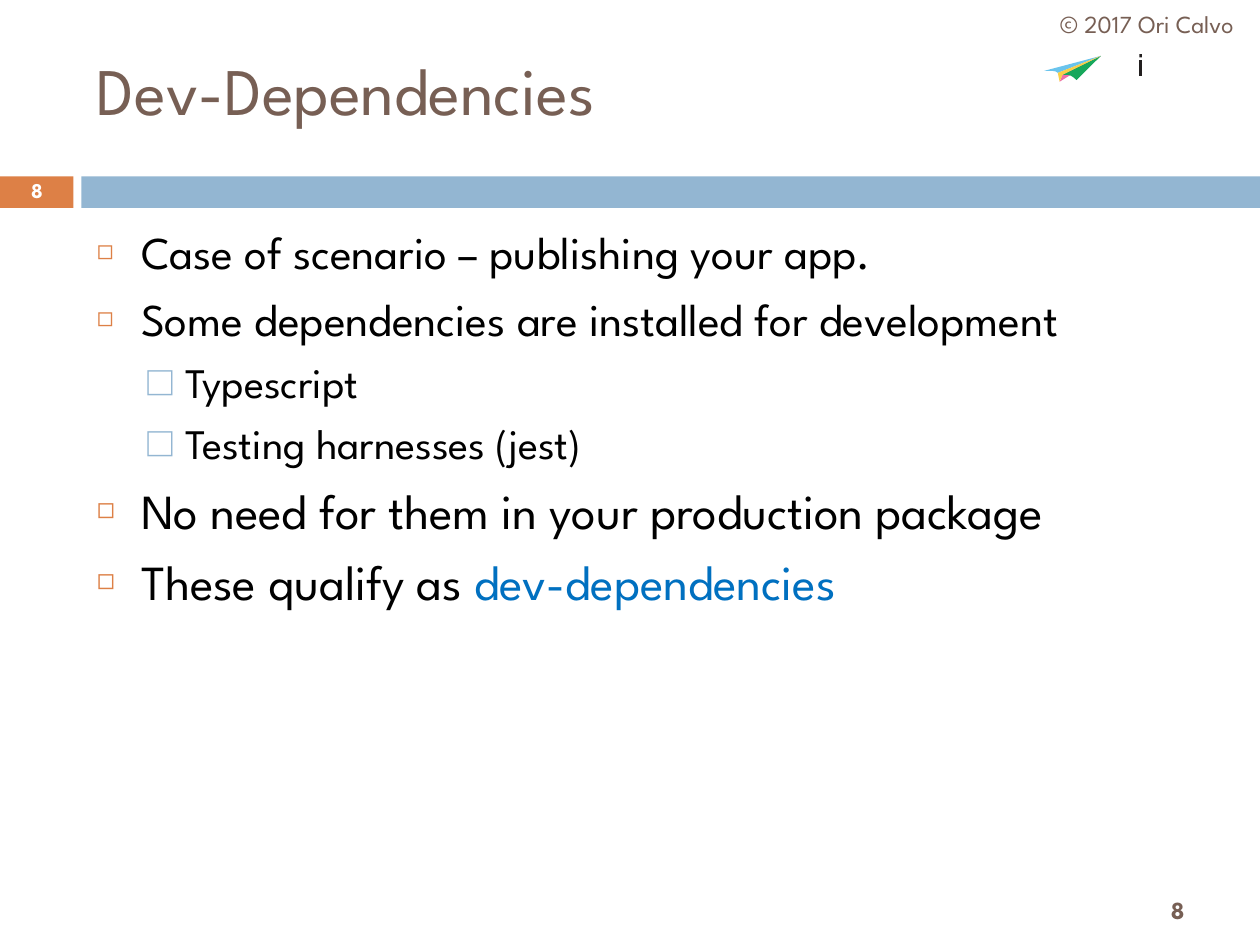
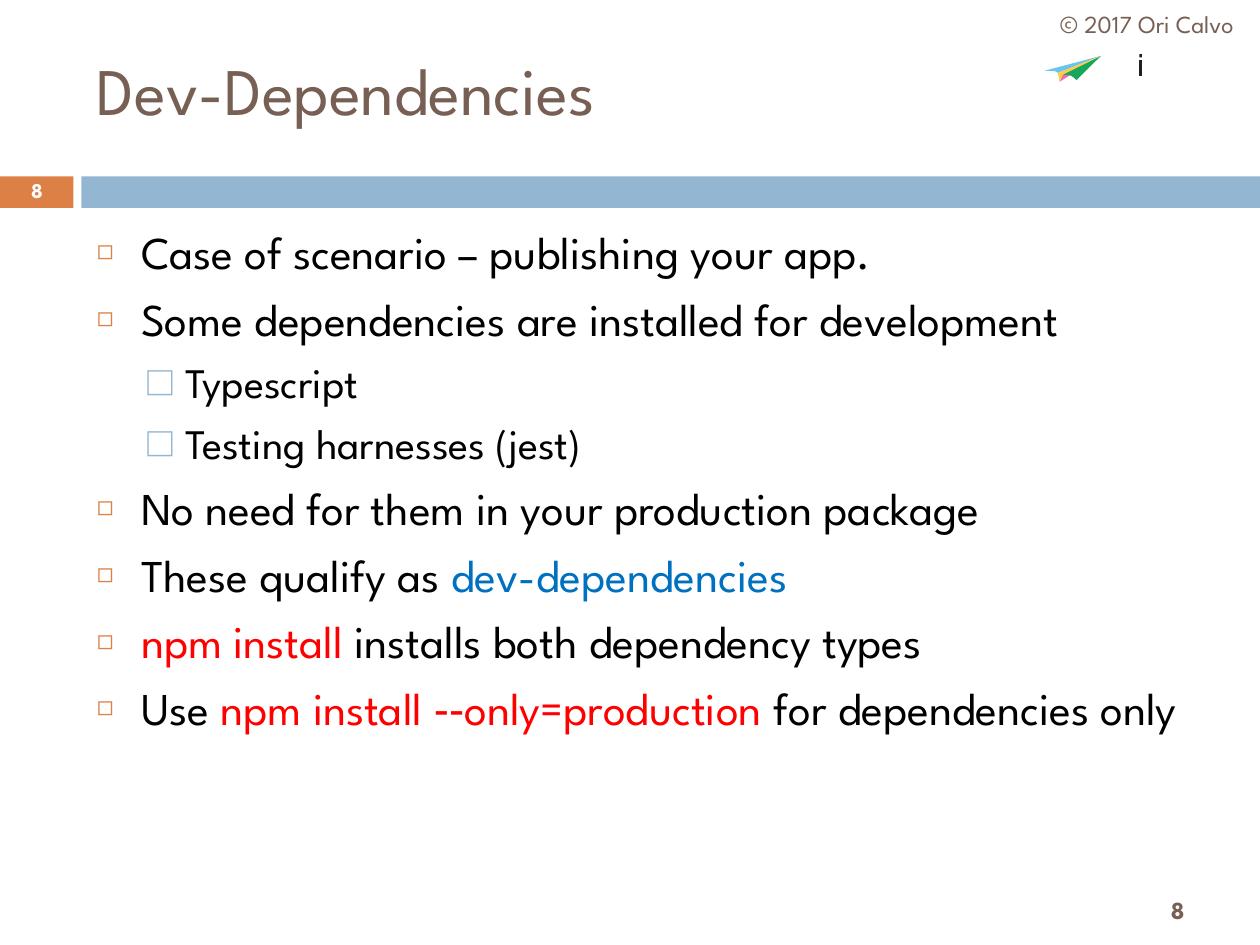
Before and after one commit to oricalvo/course-nodejs, a slide deck: slide 8 of 02 Package Management.pptx. Drawn at 1260x945 pixels with LibreOffice and Linux fonts; fonts in the diff are those of the drawing; background and template pictures are left out. Boxes give left, top, right and bottom in pixels: in the first picture for what was removed or moved away, otherwise in the second. Text is boxed around its words. In the diff, an @@ line names an element or a change of style, - is before the commit and + after.

Commit message:
Package management done

```diff
--- a/02 Package Management.pptx
+++ b/02 Package Management.pptx
@@ text at [141,493,979,602]: size 28 to 26 pt in "No need for them in your production ...", "These qualify as dev-dependencies" @@
@@ text at [141,626,1177,735]: paragraphs added @@
+◻ npm install installs both dependency types
+◻ Use npm install --only=production for dependencies only
```
Also in this commit, not shown: 6 other slides changed, 2 slides added.
